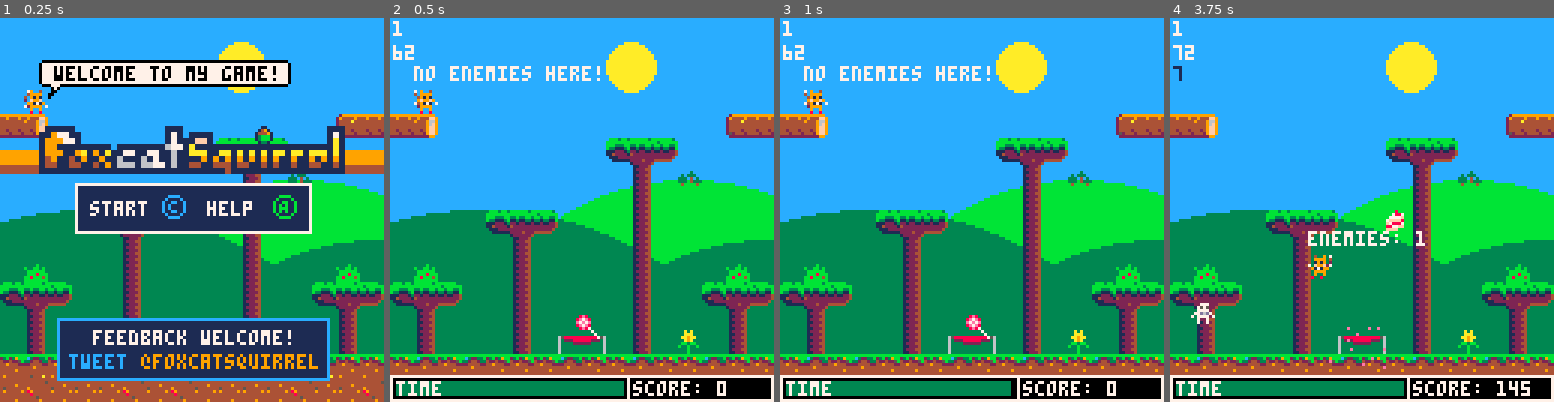
Above: before the commit, frames 1-4 (left to right).
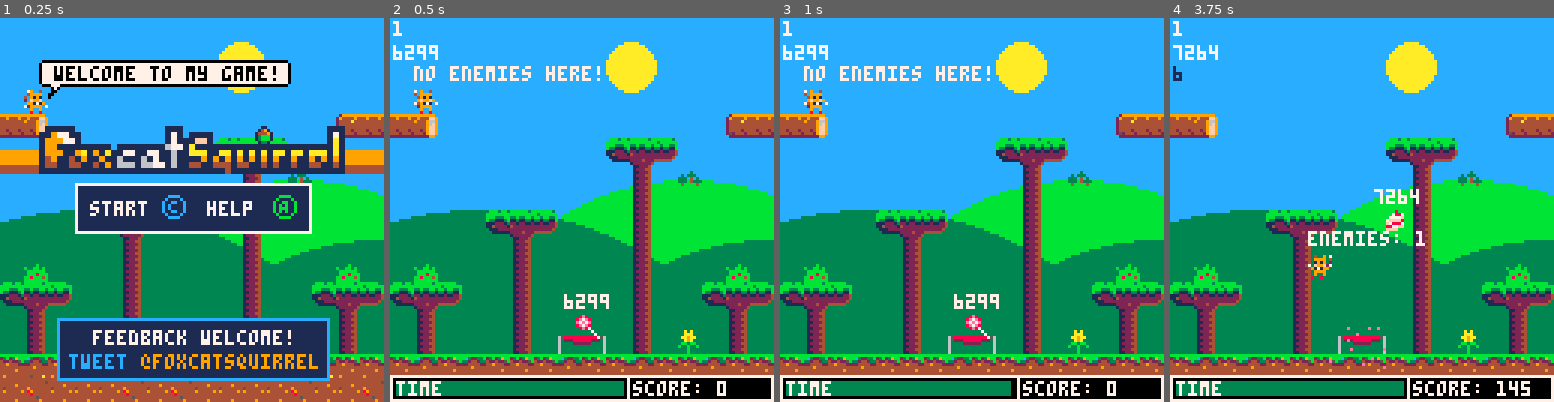
Above: after the commit, the same moments.

Repository: daddynewts/foxcatsquirrel
Game: PICO-8 cartridge foxcatsquirrel.p8
Same seed, same stepped clock (60 frames per second), same inputs: the game is played once before the commit and once after it.
Inputs:
- Up to frame 1 (0.25 s): no input
- Up to frame 2 (0.5 s): tap X (X key) at 0.33 s
- Up to frame 3 (1 s): tap O (Z key) at 0.7 s
- Up to frame 4 (3.75 s): tap X (X key) at 1.07, 1.85, 2.97 s; hold Right 1.6-2.1 s; tap O (Z key) every 0.4 s from 1.7 to 3.7 s; hold Right 2.47-3.03 s; hold Left 3.08-3.58 s; hold Down from 3.63 s (still down)

Frame 1 is identical in both runs. In frame 2, 0.4% of the frame differs, in the area x 7-58%, y 7-76%; in frame 3, 0.4%; in frame 4, 0.6%, in the area x 0-65%, y 7-80%.

Commit message:
Ghost movement works
Ghost now moves towards food on every screen!
Adding level*128 when food is generated helped a lot - otherwise I was adding +cam_x to the draw and collision, which is messy.

Diff:
--- a/foxcatsquirrel.p8
+++ b/foxcatsquirrel.p8
@@ -106,7 +106,7 @@
 -- edit test parameters here
 -- not in the main body!
 -- sfx(-1)
- --music(-1) -- music off
+ music(-1) -- music off
  timegain=12 -- default 12
  timeleft-=0.1 -- default 0.3
 end
@@ -504,7 +504,8 @@
  -- food hitbox
  -- food # and x coordinates
  print(""..#foods,cam_x+1,1,7)
- print(""..food.x,cam_x+1,9,7)
+ print(""..food.x ..food.y,cam_x+1,9,7)
+ print(""..food.x ..food.y,cam_x+food.x-4,food.y-7,7)
 
  -- enemy coordinates on ui
  if #enemies>=1 then
@@ -597,9 +598,50 @@
 -->8
 -- grabbables
 
+function level_food()
+
+  if level==0 then
+    for i=1,1 do
+     food={
+      sprite=flr(rnd(food_count)+food_start),
+      x=flr(rnd(90)+15),
+      y=flr(rnd(90)+10),
+    }
+    add(foods,food)
+    end
+ end
+
+ if level==1 then
+  for i=1,1 do
+   food={
+    sprite=flr(rnd(food_count)+food_start),
+    x=level*128+flr(rnd(90)+15),
+    y=flr(rnd(80)+15),
+   }
+  add(foods,food)
+ end
+ end
+
+  if level>=2 then
+  for i=1,1 do
+   food={
+    sprite=flr(rnd(food_count)+food_start),
+    x=level*128+flr(rnd(90)+15),
+    y=flr(rnd(80)+15),
+   }
+  add(foods,food)
+  end
+ end
+
+
+--   end
+--  end
+-- end
+end
+
 function draw_food()
  for food in all(foods) do
-  spr(food.sprite,food.x+cam_x,food.y)
+  spr(food.sprite,food.x,food.y)
  end
 end
 
@@ -610,8 +652,8 @@
 
   if  food.y > player.y-8 -- -4
   and food.y < player.y+8 -- +4
-  and food.x+4+cam_x > player.x -- 4
-  and food.x+4+cam_x < player.x+8
+  and food.x+4 > player.x -- 4
+  and food.x+4 < player.x+8
    then
     add_foodpoints()
     explode(food.x,food.y,explode_size,explode_colours,explode_amount)
@@ -770,62 +812,7 @@
  end
 end
 
-function level_food()
-
-  if level==0 then
-    for i=1,1 do
-     food={
-      sprite=flr(rnd(food_count)+food_start),
-      x=flr(rnd(90)+15),
-      y=flr(rnd(90)+10),
-    }
-    add(foods,food)
-    end
- end
-
- if level==1 then
-  for i=1,1 do
-   food={
-    sprite=flr(rnd(food_count)+food_start),
-    x=flr(rnd(90)+15),
-    y=flr(rnd(80)+15),
-   }
-  add(foods,food)
- end
- end
-
-  if level==2 then
-  for i=1,1 do
-   food={
-    sprite=flr(rnd(food_count)+food_start),
-    x=flr(rnd(90)+15),
-    y=flr(rnd(80)+15),
-   }
-  add(foods,food)
-  end
- end
-
- if level==3 then
-    for i=1,1 do
-     food={
-      sprite=flr(rnd(food_count)+food_start),
-      x=flr(rnd(90)+15),
-      y=flr(rnd(50)+10),
-    }
-    add(foods,food)
-    end
- end
- if level==4 then
-    for i=1,1 do
-     food={
-      sprite=flr(rnd(food_count)+food_start),
-      x=flr(rnd(90)+15),
-      y=flr(rnd(90)+10),
-    }
-    add(foods,food)
-    end
- end
-end
+
 
 function level_gimmicks()
 
@@ -1137,8 +1124,8 @@
 
   for i=1,1 do
     ghost={
-    x=level*128, --food.x-10,
-    y=player.y,
+    x=cam_x-player.x,
+    y=flr(64)-player.y,
    }
   add(enemies,ghost)
   sfx(ghost_sfx)
